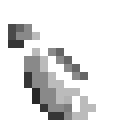
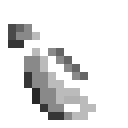
The second 128px x 128px image is a revision of the first. Changes to its layers:
painted on "tmp #1" over (64, 96, 80, 112)
